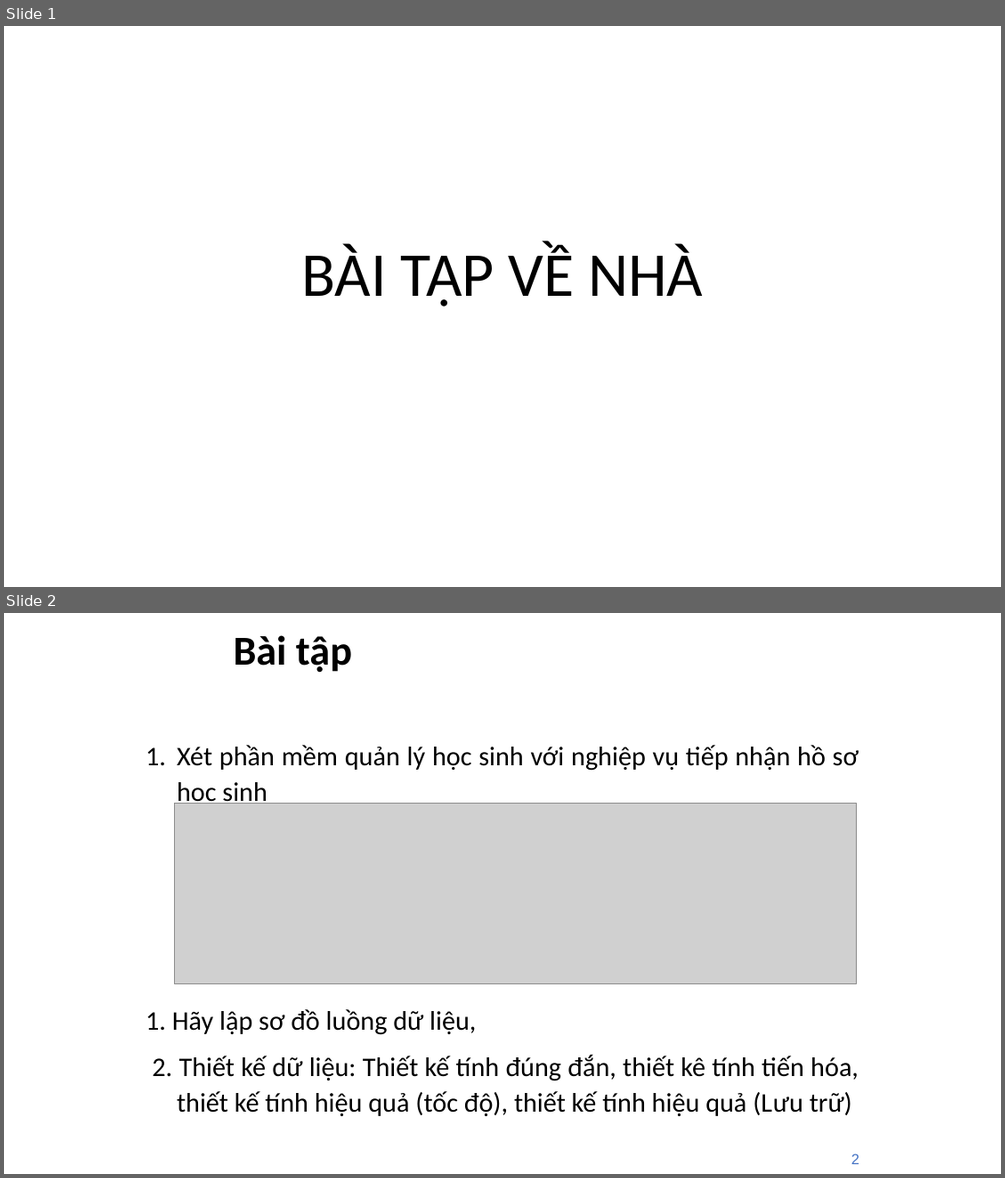
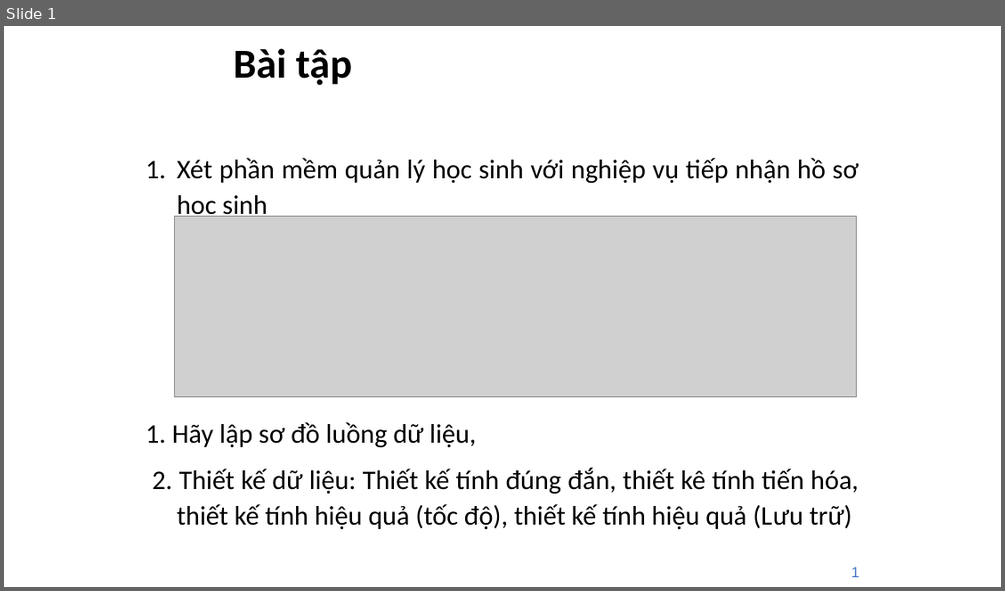
Before and after one commit to punzloser/SQL-Files, a slide deck: CNPM/BÀI TẬP LÀM THÊM.pptx. Shown one above the other, each under a label of ours: slides 1 and 2 before the commit, slide 1 after it. The pictures are 1005x1178 and 1005x591 pixels, drawn with LibreOffice and Linux fonts; fonts in the diff are those of the drawing; grey boxes stand for pictures. Boxes give left, top, right and bottom in pixels: in the first picture for what was removed or moved away, otherwise in the second. Text is boxed around its words. In the diff, an @@ line names an element or a change of style, - is before the commit and + after.

```diff
--- a/CNPM/BÀI TẬP LÀM THÊM.pptx
+++ b/CNPM/BÀI TẬP LÀM THÊM.pptx
@@ slide 1 removed at [4,26,1001,587], background #FFFFFF @@
@@ title removed at [301,243,703,306] @@
-BÀI TẬP VỀ NHÀ
@@ what was slide 2 is now slide 1 @@
@@ page number at [851,566,859,577]: text changed @@
-2
+1
```
Also in this commit, not shown: 2 slides changed, 2 other files.
